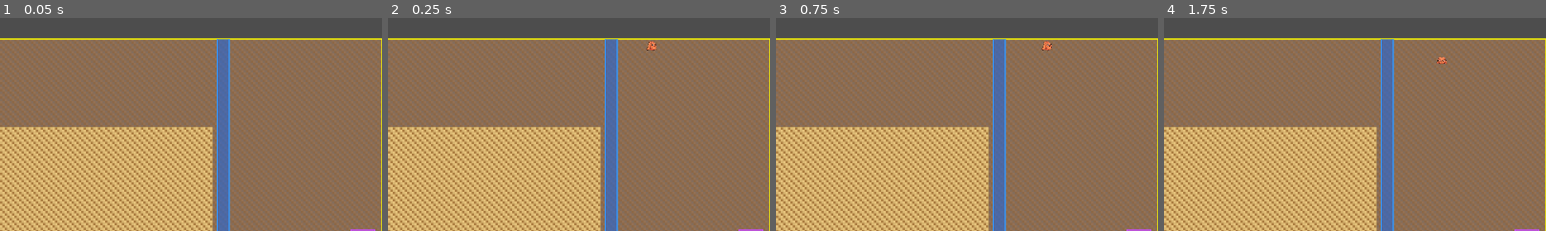
Above: before the commit, frames 1-4 (left to right).
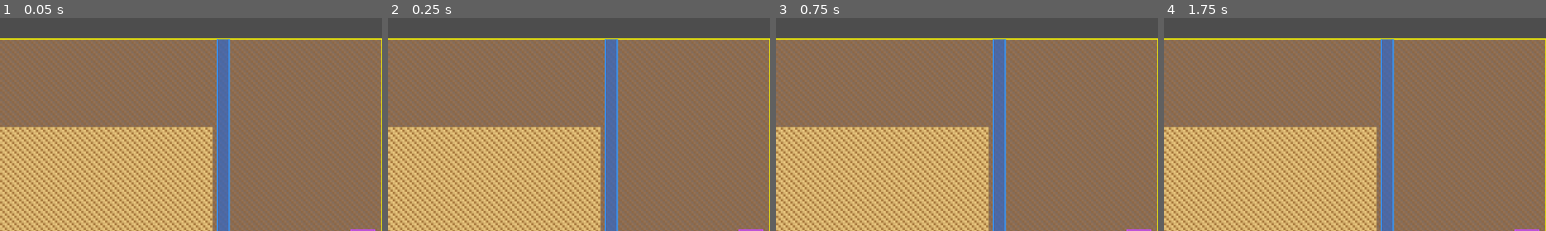
Above: after the commit, the same moments.

Repository: mamo1016/ecosystem-game
Game: Godot game, scene res://world.tscn
Two runs of this game, one before a commit and one after it. Both use one fixed random seed, a clock stepped at 60 frames per second and the inputs below.
Inputs:
- Up to frame 1 (0.05 s): no input
- Up to frame 2 (0.25 s): no input
- Up to frame 3 (0.75 s): click "Super Seed [Cost: 10]" at 0.5 s
- Up to frame 4 (1.75 s): click "Grass [Cost: 3]" at 1.25 s
The pictures show only the part of the screen within x 50-100%, y 0-50%; the shares and areas given below are measured in that part.

Frame 1 is identical in both runs. In frame 2, less than 0.1% of the frame differs, in the area x 67-71%, y 10-16%; in frame 3, less than 0.1%; in frame 4, less than 0.1%.

Commit message:
Birth on full: 5% instant birth + reset hunger, 95% go poop
Co-Authored-By: Claude Sonnet 4.6 <noreply@anthropic.com>

Diff:
--- a/world.gd
+++ b/world.gd
@@ -61,8 +61,8 @@
 const ANIMAL_SIZE    = 5
 
 # --- hervibor SETTINGS ---
-const BIRTH_SUCCESS_CHANCE  = 0.25
-const HERB_STOMACH_CAP      = 30   # plants to eat before full
+const BIRTH_SUCCESS_CHANCE  = 0.05  # 5% give birth instantly when full; 95% go poop
+const HERB_STOMACH_CAP      = 60   # plants to eat before full
 const HERB_FOOD_TO_BREED    = 200  # lifetime plants eaten to reproduce (unused now, kept for ref)
 const FULL_DURATION         = 300
 const STARVE_LIMIT          = 1000
@@ -78,8 +78,8 @@
 const THIRST_LIMIT  = 800  # ticks before dying of thirst (~80s)
 
 # --- VISION ---
-const VISION_RANGE    = 12
-const APEX_SCAN_RANGE = 12
+const VISION_RANGE    = 30
+const APEX_SCAN_RANGE = 40
 const SCAN_INTERVAL   = 5   # re-scan for target every N ticks
 const MAX_HERBIVORES  = 100  # population cap
 const MAX_APEXES      = 20
@@ -109,7 +109,7 @@
 var time_passed: float   = 0.0
 var animal_time: float   = 0.0
 var game_active: bool    = true
-var herbivore_auto_spawn: bool = true
+var herbivore_auto_spawn: bool = false
 
 var predators: Array = []
 var apexes: Array = []
@@ -588,8 +588,12 @@
 					p.stomach += 1
 					p.full_timer = 0
 					if p.stomach >= HERB_STOMACH_CAP:
-						p.is_full = true
-						p.poop_target = _find_poop_target(p.pos)
+						if randf() < BIRTH_SUCCESS_CHANCE:
+							_try_spawn_offspring(p.pos, alive)
+							p.stomach = 0
+						else:
+							p.is_full = true
+							p.poop_target = _find_poop_target(p.pos)
 
 			# Poop: when full and reached poop target
 			if p.is_full and p.poop_target != Vector2i(-1, -1):
@@ -598,8 +602,6 @@
 				elif p.pos == p.poop_target or (abs(p.pos.x - p.poop_target.x) <= 1 and abs(p.pos.y - p.poop_target.y) <= 1):
 					set_tile(p.poop_target, DUNG)
 					dung_ages[p.poop_target] = 0
-					if randf() < BIRTH_SUCCESS_CHANCE:
-						_try_spawn_offspring(p.pos, alive)
 					p.stomach = 0
 					p.is_full = false
 					p.poop_target = Vector2i(-1, -1)
